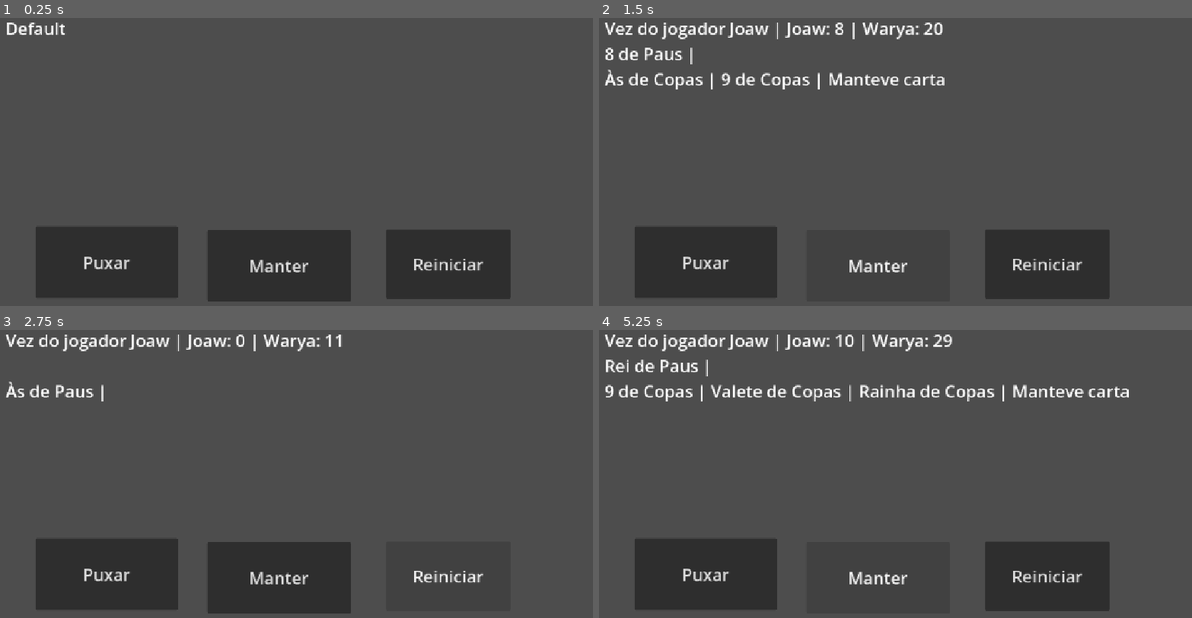
Above: before the commit, frames 1-4 (two rows, left to right).
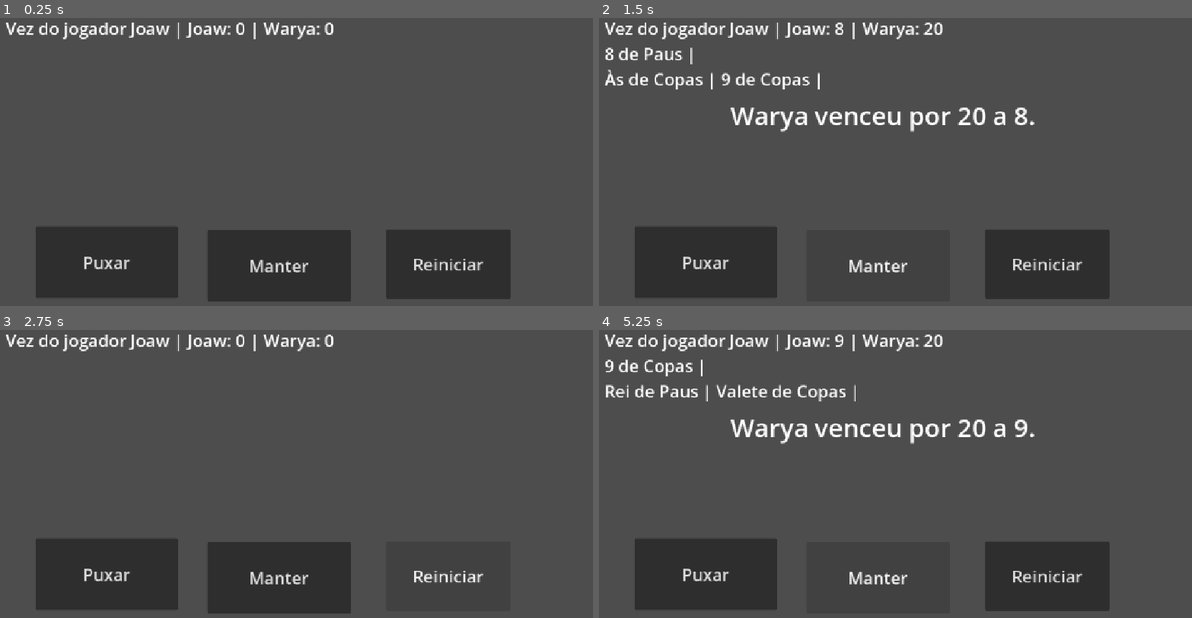
Above: after the commit, the same moments.

Repository: David-Lucas17/resta21-Jogos
Game: Godot game, scene res://game.tscn
The game is run twice, just before and just after one commit, with the same random seed, the same clock (stepped at 60 frames per second) and the same inputs.
Inputs:
- Up to frame 1 (0.25 s): no input
- Up to frame 2 (1.5 s): click "Puxar" at 0.5 s; click "Manter" at 1.25 s
- Up to frame 3 (2.75 s): click "Reiniciar" at 2 s
- Up to frame 4 (5.25 s): click "Reiniciar" at 2.75 s; click "Reiniciar" at 3.5 s; click "Puxar" at 4.25 s; click "Manter" at 5 s

The runs differ from the first frame. In frame 1, 1.1% of the frame differs, in the area x 1-57%, y 1-8%; in frame 2, 1.7%; in frame 3, 0.4%; in frame 4, 4.1%, in the area x 1-90%, y 1-40%.

Commit message:
feat: end the round when the machine busts and make it stand on 17
The winner check only ran right after the human drew a card, while the machine
drew later inside update_turn. A machine score over 21 was therefore never
looked at and the round kept going.

check_winner now runs after every draw, from either side, and a game_over flag
locks the buttons once the round is decided. The machine draws while under 17
and stands from there, like the dealer in blackjack, so keeping is no longer a
free win. Keeping now ends the round: the machine finishes its hand and the two
scores are compared, which also avoids the deadlock of both sides standing.

Scripts carry no comments.

Diff:
--- a/card.gd
+++ b/card.gd
@@ -1,12 +1,11 @@
 class_name Card
 
 var num : int
-var house : String # naipe (Ouro, Espadas, Copas e Paus)
+var house : String
 
-var title : String # Eg. "5 de ouros"
-var score : int # pontuacao
+var title : String
+var score : int
 
-# Construtor
 func _init(num, house):
 	self.num = num
 	self.house = house
--- a/main.gd
+++ b/main.gd
@@ -2,15 +2,15 @@
 
 @onready var board = get_node('board')
 
-# logica
+const MACHINE_STANDS = 17
+
 var turn_player : bool = true
+var game_over : bool = false
 var playerA : Player
 var playerB : Player
 var deck
 
-func update_turn():
-	turn_player = not turn_player
-
+func update_board():
 	if( turn_player ):
 		board.text = 'Vez do jogador ' + str(playerA.title)
 	else:
@@ -20,13 +20,46 @@
 	board.text += '\n'
 	board.text += playerA.show_hand() + '\n' + playerB.show_hand()
 
-	if not turn_player:
-		playerB.take_card(deck)
-		update_turn()
+func check_winner():
+	if( playerA.score > 21 ):
+		$resultLabel.text = playerA.title + " passou de 21. " + playerB.title + " venceu."
+		game_over = true
+	elif( playerB.score > 21 ):
+		$resultLabel.text = playerB.title + " passou de 21. " + playerA.title + " venceu."
+		game_over = true
+	elif( playerA.score == 21 ):
+		$resultLabel.text = "Jogador " + playerA.title + " venceu."
+		game_over = true
+	elif( playerB.score == 21 ):
+		$resultLabel.text = "Jogador " + playerB.title + " venceu."
+		game_over = true
+	return game_over
+
+func machine_plays():
+	turn_player = false
+	update_board()
+
+	while( playerB.score < MACHINE_STANDS ):
+		playerB.take_card( deck )
+		update_board()
+		if check_winner():
+			return
+
+	turn_player = true
+	update_board()
+
+func compare_scores():
+	if( playerA.score > playerB.score ):
+		$resultLabel.text = playerA.title + " venceu por " + str(playerA.score) + " a " + str(playerB.score) + "."
+	elif( playerB.score > playerA.score ):
+		$resultLabel.text = playerB.title + " venceu por " + str(playerB.score) + " a " + str(playerA.score) + "."
+	else:
+		$resultLabel.text = "Empate em " + str(playerA.score) + "."
+	game_over = true
 
 func generate_deck():
 	var deck = []
-	# naipes = "houses"
+
 	var houses = ["Ouro", "Copas", "Espadas", "Paus"]
 	for house in houses:
 		for num in range(1, 14):
@@ -40,30 +73,32 @@
 	deck = generate_deck()
 	deck.shuffle()
 
-	for temporaria in deck:
-		# print( str( temporaria.num ) + ' de ' + temporaria.house )
-		print( temporaria.title )
-
+	update_board()
 
 func _on_btn_pull_button_up() -> void:
-	if( turn_player ):
-		playerA.take_card( deck )
-	else:
-		playerB.take_card( deck )
+	if( game_over ):
+		return
 
-	if( playerA.score == 21 or playerB.score > 21 ):
-		$resultLabel.text = "Jogador " + playerA.title + " venceu."
-	elif( playerB.score == 21 or playerA.score > 21 ): # else if
-		$resultLabel.text = "Jogador " + playerB.title + " venceu."
-	update_turn()
+	playerA.take_card( deck )
+	update_board()
+
+	if check_winner():
+		return
+
+	machine_plays()
 
 func _on_btn_keep_button_up() -> void:
-	update_turn()
-	board.text += "Manteve carta"
+	if( game_over ):
+		return
 
+	machine_plays()
+
+	if( game_over ):
+		return
+
+	compare_scores()
 
 func _on_btn_reset_button_up() -> void:
-	#board.text = "Reiniciar"
 	playerA.hand = []
 	playerB.hand = []
 
@@ -74,5 +109,6 @@
 	deck.shuffle()
 
 	turn_player = true
-	update_turn()
+	game_over = false
 	$resultLabel.text = ""
+	update_board()
